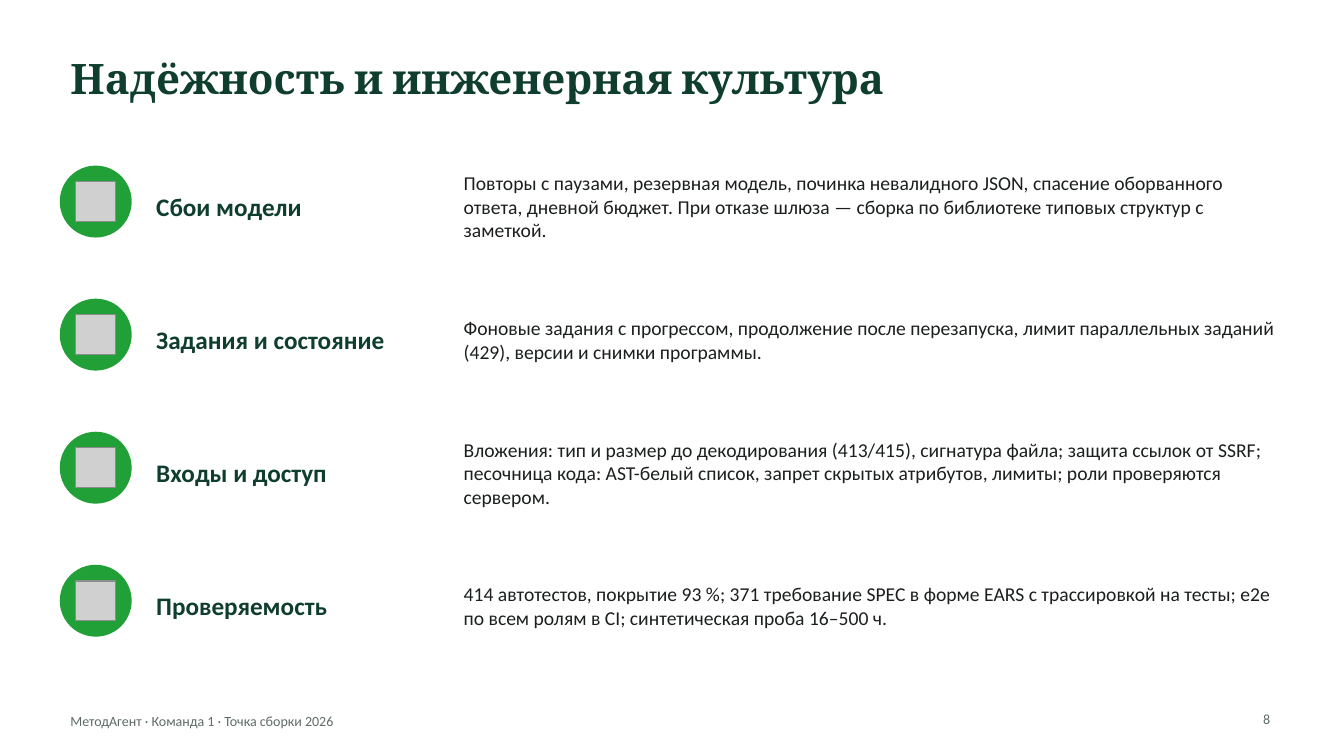
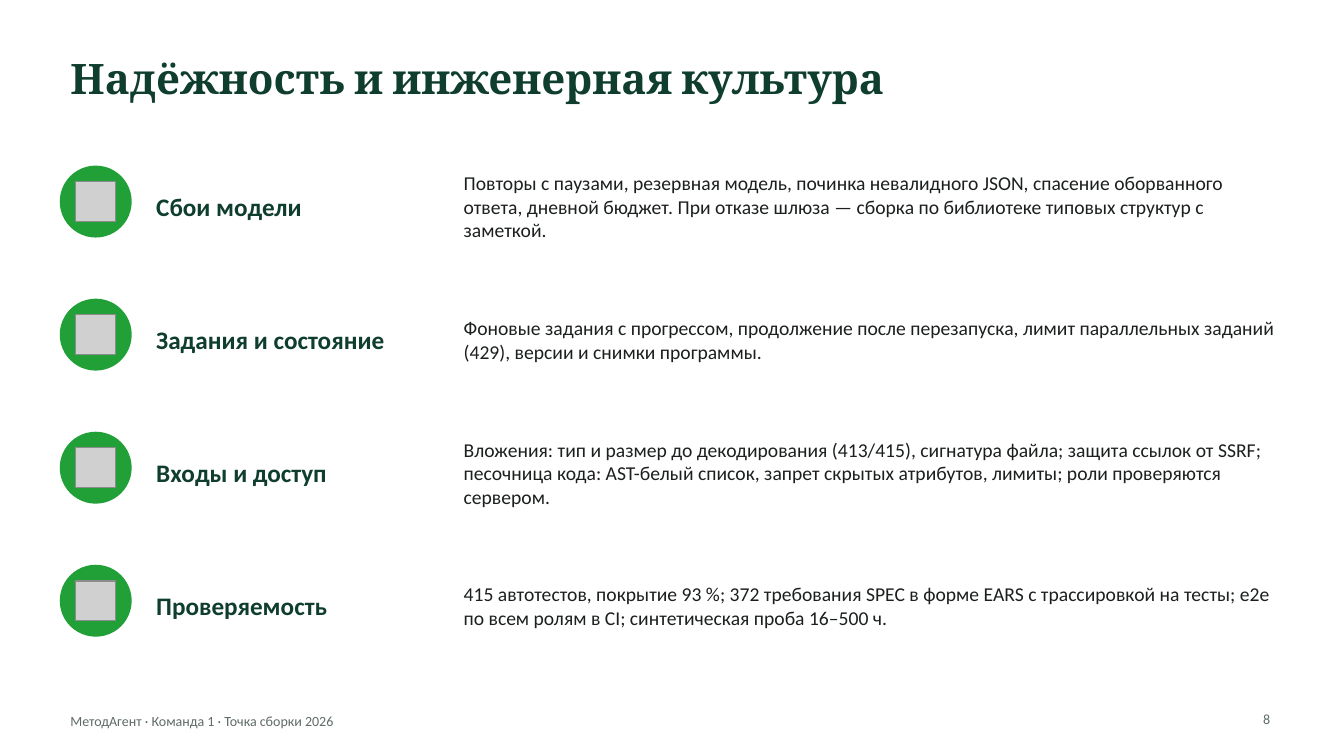
Before and after one commit to Fighter90/methodAgent, a slide deck: slide 8 of docs/defense/presentation.pptx. Drawn at 1344x756 pixels with LibreOffice and Linux fonts; fonts in the diff are those of the drawing; grey boxes stand for pictures. Boxes give left, top, right and bottom in pixels: in the first picture for what was removed or moved away, otherwise in the second. Text is boxed around its words. In the diff, an @@ line names an element or a change of style, - is before the commit and + after.

```diff
--- a/docs/defense/presentation.pptx
+++ b/docs/defense/presentation.pptx
@@ text at [464, 587, 1269, 628]: text changed @@
-414 автотестов, покрытие 93 %; 371 требование SPEC в форме EARS с трассировкой на тесты; e2e по всем ролям в CI; синтетическая проба 16–500 ч.
+415 автотестов, покрытие 93 %; 372 требования SPEC в форме EARS с трассировкой на тесты; e2e по всем ролям в CI; синтетическая проба 16–500 ч.
```
Also in this commit, not shown: 4 other files.
